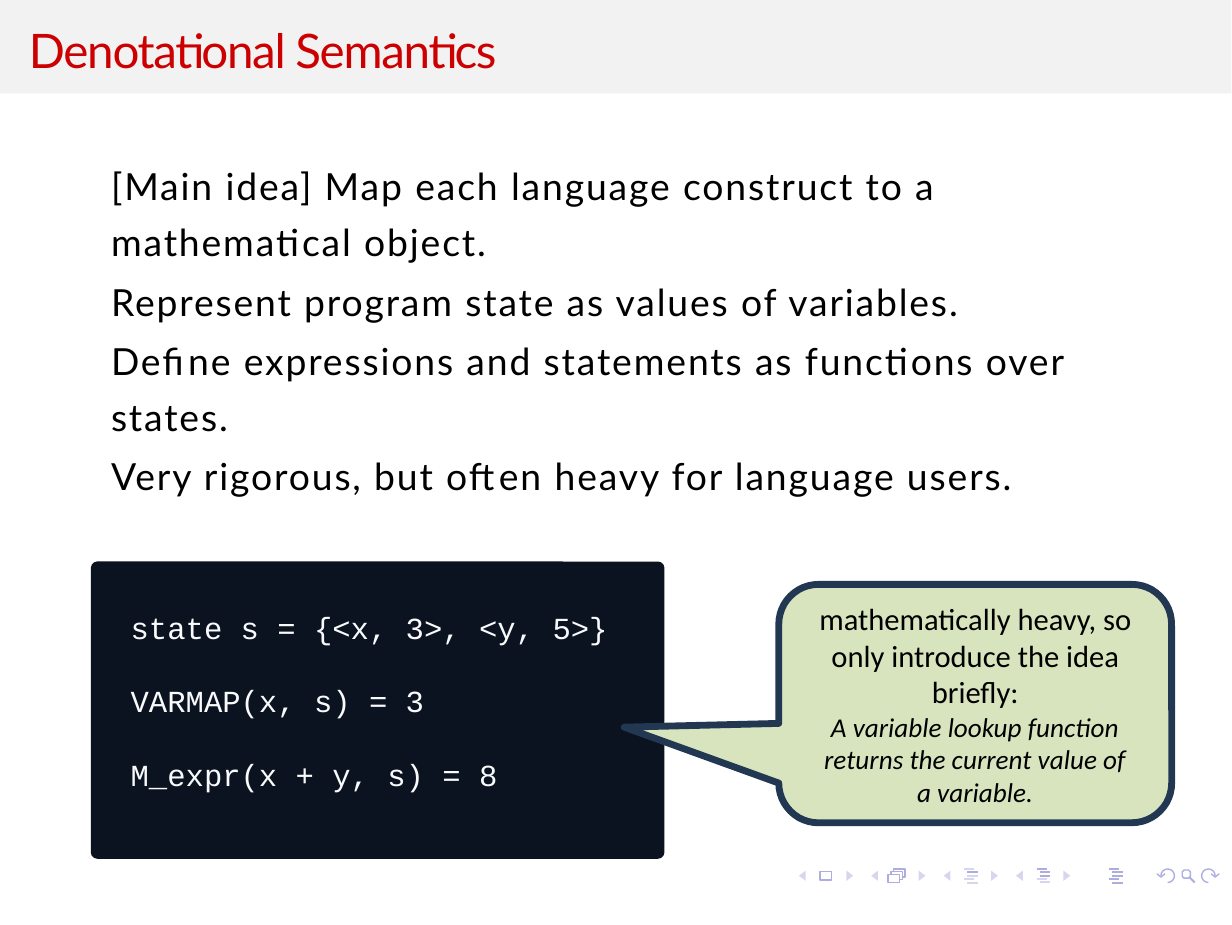
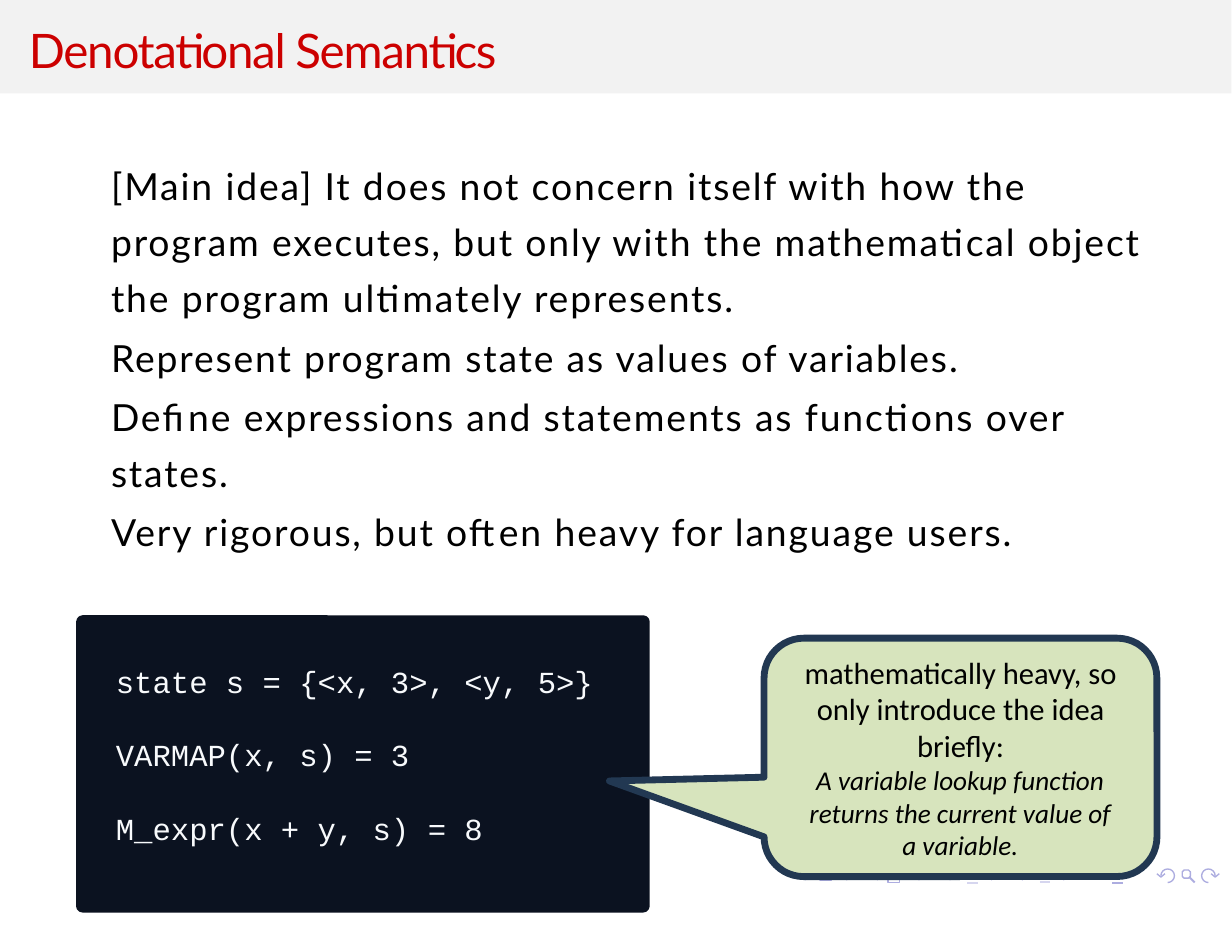
Before and after one commit to kevinsuo/kevinsuo.github.io, a slide deck: slide 17 of teaching/2026Summer/5070/Slides/8.pptx. Drawn at 1232x925 pixels with LibreOffice and Linux fonts; fonts in the diff are those of the drawing; background and template pictures are left out. Boxes give left, top, right and bottom in pixels: in the first picture for what was removed or moved away, otherwise in the second. Text is boxed around its words. In the diff, an @@ line names an element or a change of style, - is before the commit and + after.

```diff
--- a/teaching/2026Summer/5070/Slides/8.pptx
+++ b/teaching/2026Summer/5070/Slides/8.pptx
@@ text at <box>111,171,1139,319</box>: text changed @@
-[Main idea] Map each language construct to a mathematical object.
+[Main idea] It does not concern itself with how the program executes, but only with the mathematical object the program ultimately represents.
@@ 1 rounded speech box, 1 text, 1 rounded rectangle: place and size @@
-1 rounded speech box, 1 text, 1 rounded rectangle at <box>93,562,1173,856</box>
+1 rounded speech box, 1 text, 1 rounded rectangle at <box>78,616,1159,909</box>
```
Also in this commit, not shown: 7 other slides changed, 1 other file.
